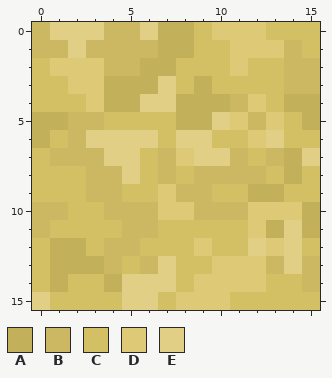
Two versions of one pixel-art file, public/aseprite files/sand.aseprite. The picture above was drawn from the file before the commit.
16x16 pixels, 1 frame.
Palette (. is transparent): A #c3b05a  B #ccb863  C #d3c065  D #deca76  E #e0cf84
Pixels before, first column x 0:
 0 BEEEBBEAACDDDCCC
 1 BBEBBBBAACCDDDBC
 2 CDDDBBAACCCDCCBB
 3 CCDDAAAECACCCCBB
 4 CCCDAAEEAAABDCAA
 5 AABBCCCCAAEDBDCA
 6 ACBEEEECEECCDECC
 7 CBBBEECBDEEBCBAE
 8 CCCBBECBCBBBBCAC
 9 CCCBBCCDBBCCAACC
10 BBCCBBBDDBBBDDDA
11 BCCCCBBCCCCCDAEA
12 CAACBBCCCDCCEDEC
13 CAAABCBECCDDDBEB
14 CACCAEEECDDDDCCB
15 ECCCCEECDDDCCCCC
The result:
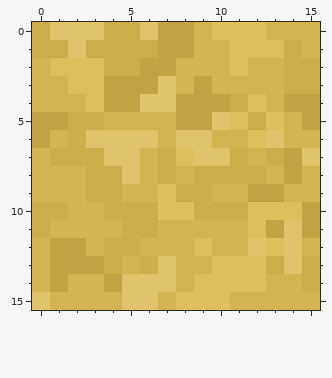
Edits made:
colour A: #c3b05a -> #c2a244
colour B: #ccb863 -> #ccac4b
colour C: #d3c065 -> #d4b353
colour D: #deca76 -> #debe5d
colour E: #e0cf84 -> #e0c36c
Pixel boxes of the changes (left, top, right, bottom) in both pictures:
changed: (32, 22, 320, 310)
